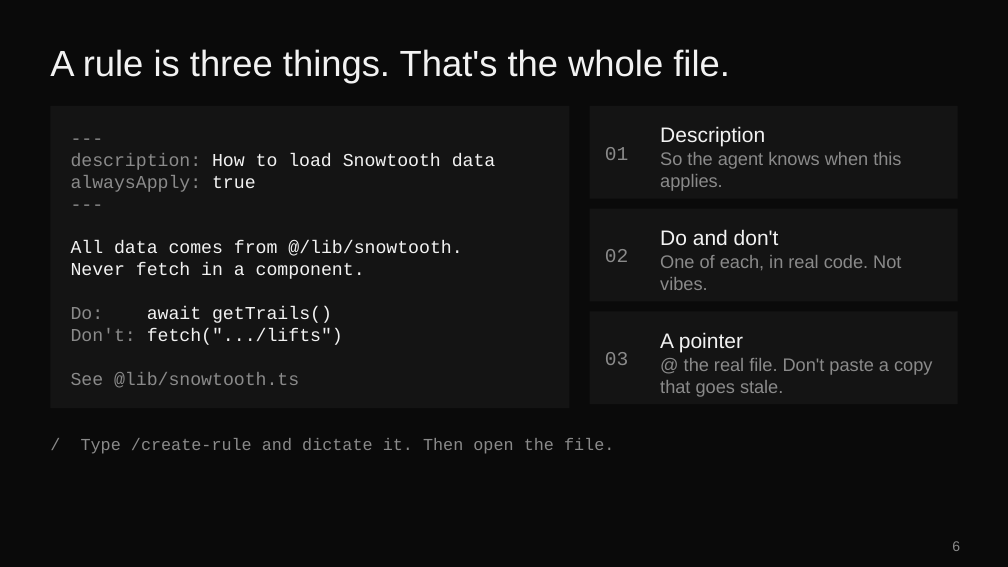
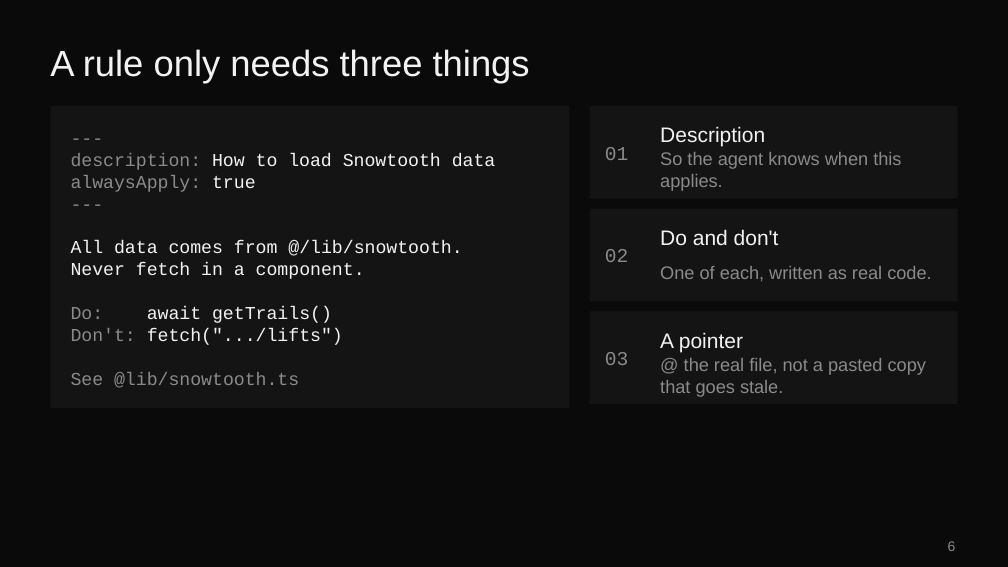
Before and after one commit to eveporcello/snowtooth-rules-teacher-guide, a slide deck: slide 6 of snowtooth-rules.pptx. Drawn at 1008x567 pixels with LibreOffice and Linux fonts; fonts in the diff are those of the drawing. Boxes give left, top, right and bottom in pixels: in the first picture for what was removed or moved away, otherwise in the second. Text is boxed around its words. In the diff, an @@ line names an element or a change of style, - is before the commit and + after.

```diff
--- a/snowtooth-rules.pptx
+++ b/snowtooth-rules.pptx
@@ title at (x1=50, y1=49, x2=530, y2=83): text changed @@
-A rule is three things. That's the whole file.
+A rule only needs three things
@@ text at (x1=660, y1=266, x2=931, y2=281): text changed @@
-One of each, in real code. Not vibes.
+One of each, written as real code.
@@ text at (x1=660, y1=358, x2=926, y2=397): text changed @@
-@ the real file. Don't paste a copy that goes stale.
+@ the real file, not a pasted copy that goes stale.
@@ text removed at (x1=81, y1=438, x2=614, y2=454) @@
-/ Type /create-rule and dictate it. Then open the file.
@@ page number moved from (x1=952, y1=541, x2=960, y2=551) to (x1=948, y1=541, x2=956, y2=551) @@
```
Also in this commit, not shown: 8 other slides changed, 3 other files.
